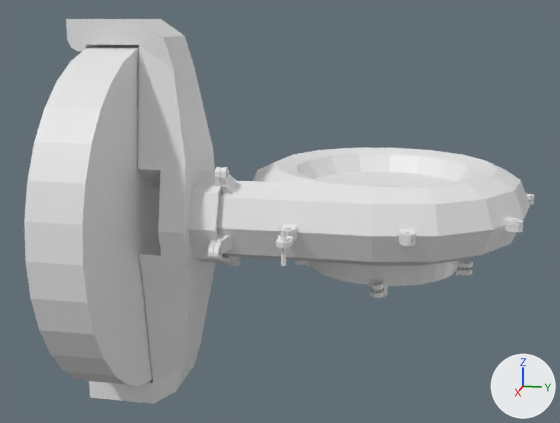
Renders of the Blender file francis_turbine.blend from each side of a commit.
Both versions are drawn from a 50 mm lens placed at (44.5, 3.2, 11.7), pointed at (-2.9, -6.3, -0.1). Every picture has the same lights, and +X, +Y and +Z are marked at lower right.
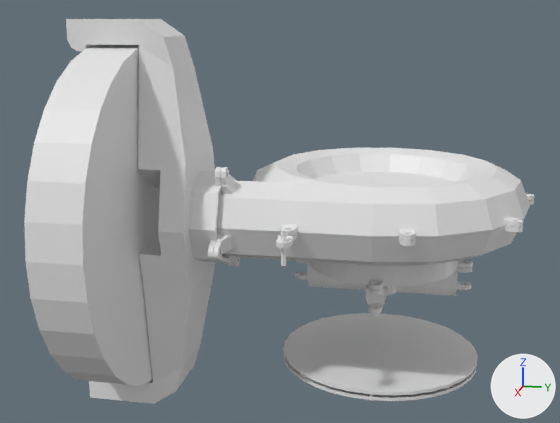
Location of each change, (x1, y1, x2, y2) in pixels of the pictures (560 x 423 px):
'Cylinder.008', added
    after: (283, 313, 478, 395)
'Cube.014', added
    after: (307, 263, 458, 318)
'Cylinder.009', added
    after: (283, 353, 477, 401)
'Screw_ear.027', added
    after: (368, 303, 382, 314)
'Screw_ear.023', moved
    before: (370, 288, 384, 298)
    after: (369, 287, 383, 295)
'Screw_ear.024', moved
    before: (456, 267, 472, 276)
    after: (457, 267, 472, 273)
'Screw_ear.025', added
    after: (455, 281, 471, 290)
'Screw_ear.028', added
    after: (295, 272, 309, 280)

Edits to the bpy script that builds the scene:
```text
Add me_cylinder_015:
    me_cylinder_015.from_pydata(...)  # 66 vertices, 96 faces; spans x -1.0..1.0, y -1.0..1.0, z -11.67..-1.0
Add me_cylinder_014:
    me_cylinder_014.from_pydata(...)  # 64 vertices, 33 faces; spans x -1.0..1.0, y -1.0..1.0, z -1.0..1.0
Add me_cube_008:
    me_cube_008.from_pydata(...)  # 60 vertices, 58 faces; spans x -12.77..0.17, y -1.0..1.0, z -1.0..1.0
Add me_cube_006:
    me_cube_006.from_pydata(...)  # 104 vertices, 72 faces, 12 loose edges; spans x 0.0..8.13, y 0.0..8.06, z -1.0..1.19
Change ob_screw_ear_023:
    ob_screw_ear_023.location: (-1.79, 0.08, -4.72) -> (-1.79, 0.0, -4.55)
Change ob_screw_ear_024:
    ob_screw_ear_024.location: (-7.21, 5.44, -4.72) -> (-7.21, 5.44, -4.55)
Add ob_cylinder_009:
    ob_cylinder_009 = bpy.data.objects.new('Cylinder.009', me_cylinder_015)
    ob_cylinder_009.location = (-7.2, 0.0, -11.11)
    ob_cylinder_009.scale = (6.79, 6.79, 0.1)
Add ob_cylinder_008:
    ob_cylinder_008 = bpy.data.objects.new('Cylinder.008', me_cylinder_014)
    ob_cylinder_008.location = (-7.2, 0.0, -10.92)
    ob_cylinder_008.scale = (6.79, 6.79, 0.1)
Add ob_impellerblade_005:
    ob_impellerblade_005 = bpy.data.objects.new('ImpellerBlade.005', me_cube_008)
    ob_impellerblade_005.location = (-6.85, 0.35, -11.5)
    ob_impellerblade_005.rotation_euler = (0.0, 0.0, 3.927)  # degrees (0, 0, 225)
    ob_impellerblade_005.scale = (0.491, 0.155, 0.491)
Add ob_impellerblade_004:
    ob_impellerblade_004 = bpy.data.objects.new('ImpellerBlade.004', me_cube_008)
    ob_impellerblade_004.location = (-6.7, 0.0, -11.5)
    ob_impellerblade_004.rotation_euler = (0.0, 0.0, 3.142)  # degrees (0, 0, 180)
    ob_impellerblade_004.scale = (0.491, 0.155, 0.491)
Add ob_impellerblade_003:
    ob_impellerblade_003 = bpy.data.objects.new('ImpellerBlade.003', me_cube_008)
    ob_impellerblade_003.location = (-6.85, -0.35, -11.5)
    ob_impellerblade_003.rotation_euler = (0.0, 0.0, 2.356)  # degrees (0, 0, 135)
    ob_impellerblade_003.scale = (0.491, 0.155, 0.491)
Add ob_screw_ear_028:
    ob_screw_ear_028 = bpy.data.objects.new('Screw_ear.028', me_cube_001)
    ob_screw_ear_028.location = (-7.21, -5.41, -5.77)
    ob_screw_ear_028.rotation_euler = (-6.283, 0.0, 4.712)  # degrees (-360, 0, 270)
    ob_screw_ear_028.scale = (0.412, 0.412, 0.149)
Add ob_screw_ear_027:
    ob_screw_ear_027 = bpy.data.objects.new('Screw_ear.027', me_cube_001)
    ob_screw_ear_027.location = (-1.79, 0.0, -5.77)
    ob_screw_ear_027.rotation_euler = (6.283, 6.283, 0.0)  # degrees (360, 360, 0)
    ob_screw_ear_027.scale = (0.412, 0.412, 0.149)
Add ob_screw_ear_025:
    ob_screw_ear_025 = bpy.data.objects.new('Screw_ear.025', me_cube_001)
    ob_screw_ear_025.location = (-7.21, 5.44, -5.77)
    ob_screw_ear_025.rotation_euler = (6.283, 0.0, 1.571)  # degrees (360, 0, 90)
    ob_screw_ear_025.scale = (0.412, 0.412, 0.149)
Add ob_cube_014:
    ob_cube_014 = bpy.data.objects.new('Cube.014', me_cube_006)
    ob_cube_014.location = (-7.25, 0.0, -5.56)
    ob_cube_014.scale = (0.634, 0.634, 1.0)
    _m = ob_cube_014.modifiers.new('Mirror', 'MIRROR')
    _m.use_axis = (True, True, False)
    _m = ob_cube_014.modifiers.new('Boolean', 'BOOLEAN')
    _m.object = ob_cylinder_007
    _m.use_self = True
    _m.use_hole_tolerant = True
Add ob_cylinder_007:
    ob_cylinder_007 = bpy.data.objects.new('Cylinder.007', me_cylinder_012.copy())  # the mesh of ob_cylinder_005
    ob_cylinder_007.location = (-7.202, 0.0014, -5.568)
    ob_cylinder_007.scale = (0.234, 0.234, 1.5)
    ob_cylinder_007.hide_set(True)
```
